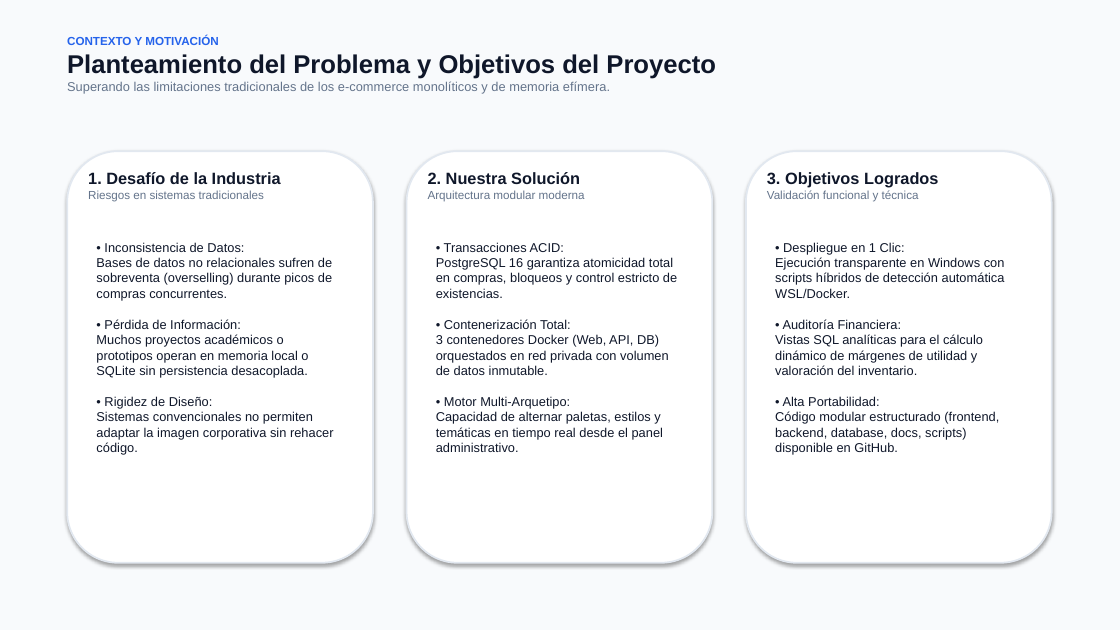
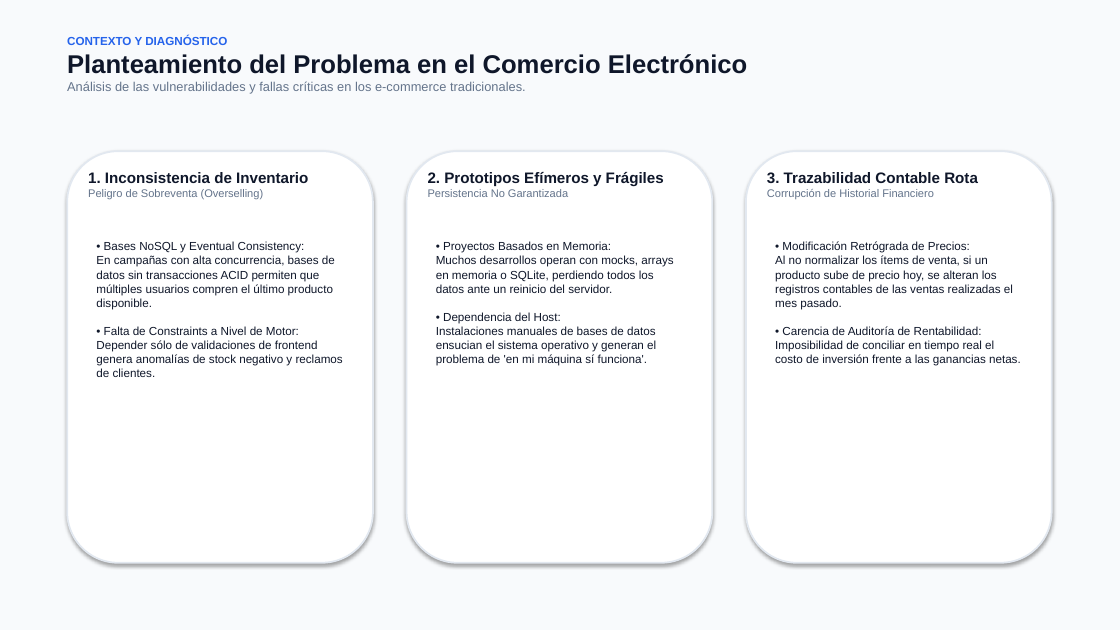
Before and after one commit to LsCallejas/ecommerce-propuesta-visual, a slide deck: slide 2 of docs/presentations/PRESENTACION_ECOMMERCE_Y_BASE_DE_DATOS_DANIEL_CAMPOS.pptx. Drawn at 1120x630 pixels with LibreOffice and Linux fonts; fonts in the diff are those of the drawing. Boxes give left, top, right and bottom in pixels: in the first picture for what was removed or moved away, otherwise in the second. Text is boxed around its words. In the diff, an @@ line names an element or a change of style, - is before the commit and + after.

```diff
--- a/docs/presentations/PRESENTACION_ECOMMERCE_Y_BASE_DE_DATOS_DANIEL_CAMPOS.pptx
+++ b/docs/presentations/PRESENTACION_ECOMMERCE_Y_BASE_DE_DATOS_DANIEL_CAMPOS.pptx
@@ text at [67,36,747,94]: text changed @@
-CONTEXTO Y MOTIVACIÓN
-Planteamiento del Problema y Objetivos del Proyecto
-Superando las limitaciones tradicionales de los e-commerce monolíticos y de memoria efímera.
+CONTEXTO Y DIAGNÓSTICO
+Planteamiento del Problema en el Comercio Electrónico
+Análisis de las vulnerabilidades y fallas críticas en los e-commerce tradicionales.
@@ text at [88,172,308,199]: text changed; size 10 to 9.5 pt @@
-1. Desafío de la Industria
-Riesgos en sistemas tradicionales
+1. Inconsistencia de Inventario
+Peligro de Sobreventa (Overselling)
@@ text at [428,172,664,197]: text changed; size 10 to 13 pt; text colour #64748B to #0F172A; bold on @@
-2. Nuestra Solución
-Arquitectura modular moderna
+2. Prototipos Efímeros y Frágiles
+Persistencia No Garantizada
@@ text at [767,172,978,199]: text changed; size 10 to 9.5 pt @@
-3. Objetivos Logrados
-Validación funcional y técnica
+3. Trazabilidad Contable Rota
+Corrupción de Historial Financiero
@@ text at [96,241,343,377]: text changed; size 11 to 10 pt @@
-• Inconsistencia de Datos:
-Bases de datos no relacionales sufren de sobreventa (overselling) durante picos de compras concurrentes.
-• Pérdida de Información:
-Muchos proyectos académicos o prototipos operan en memoria local o SQLite sin persistencia desacoplada.
-• Rigidez de Diseño:
-Sistemas convencionales no permiten adaptar la imagen corporativa sin rehacer código.
+• Bases NoSQL y Eventual Consistency:
+En campañas con alta concurrencia, bases de datos sin transacciones ACID permiten que múltiples usuarios compren el último producto disponible.
+• Falta de Constraints a Nivel de Motor:
+Depender sólo de validaciones de frontend genera anomalías de stock negativo y reclamos de clientes.
@@ text at [436,241,673,366]: text changed; size 11 to 10 pt @@
-• Transacciones ACID:
-PostgreSQL 16 garantiza atomicidad total en compras, bloqueos y control estricto de existencias.
-• Contenerización Total:
-3 contenedores Docker (Web, API, DB) orquestados en red privada con volumen de datos inmutable.
-• Motor Multi-Arquetipo:
-Capacidad de alternar paletas, estilos y temáticas en tiempo real desde el panel administrativo.
+• Proyectos Basados en Memoria:
+Muchos desarrollos operan con mocks, arrays en memoria o SQLite, perdiendo todos los datos ante un reinicio del servidor.
+• Dependencia del Host:
+Instalaciones manuales de bases de datos ensucian el sistema operativo y generan el problema de 'en mi máquina sí funciona'.
@@ text at [775,241,1021,366]: text changed; size 11 to 10 pt @@
-• Despliegue en 1 Clic:
-Ejecución transparente en Windows con scripts híbridos de detección automática WSL/Docker.
-• Auditoría Financiera:
-Vistas SQL analíticas para el cálculo dinámico de márgenes de utilidad y valoración del inventario.
-• Alta Portabilidad:
-Código modular estructurado (frontend, backend, database, docs, scripts) disponible en GitHub.
+• Modificación Retrógrada de Precios:
+Al no normalizar los ítems de venta, si un producto sube de precio hoy, se alteran los registros contables de las ventas realizadas el mes pasado.
+• Carencia de Auditoría de Rentabilidad:
+Imposibilidad de conciliar en tiempo real el costo de inversión frente a las ganancias netas.
```
Also in this commit, not shown: 5 other slides changed, 14 slides added, 3 slides removed, 2 other files.
